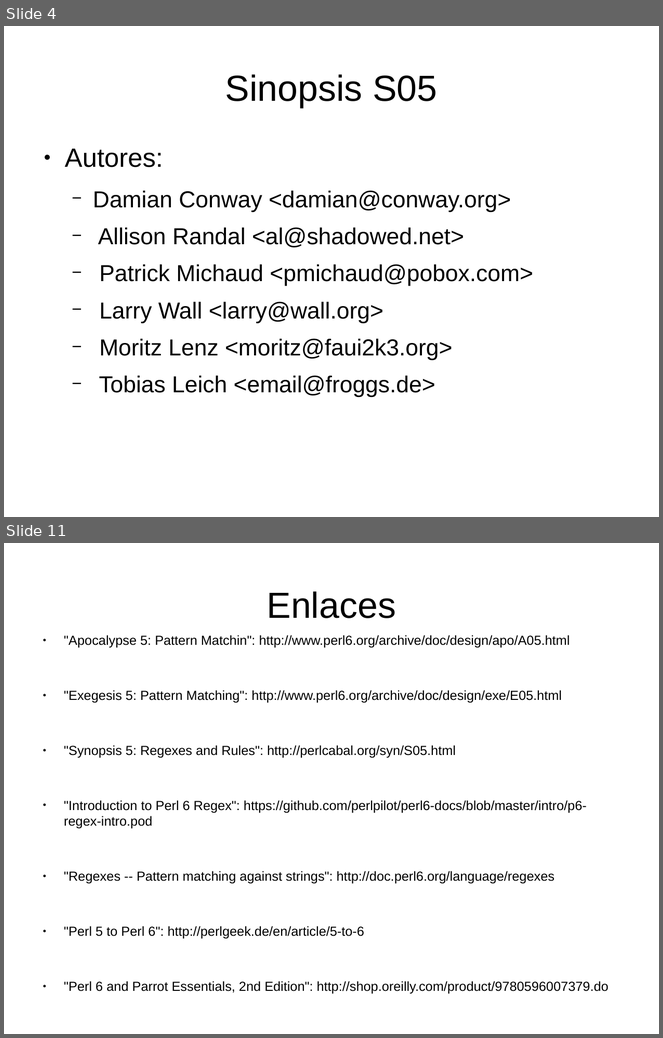
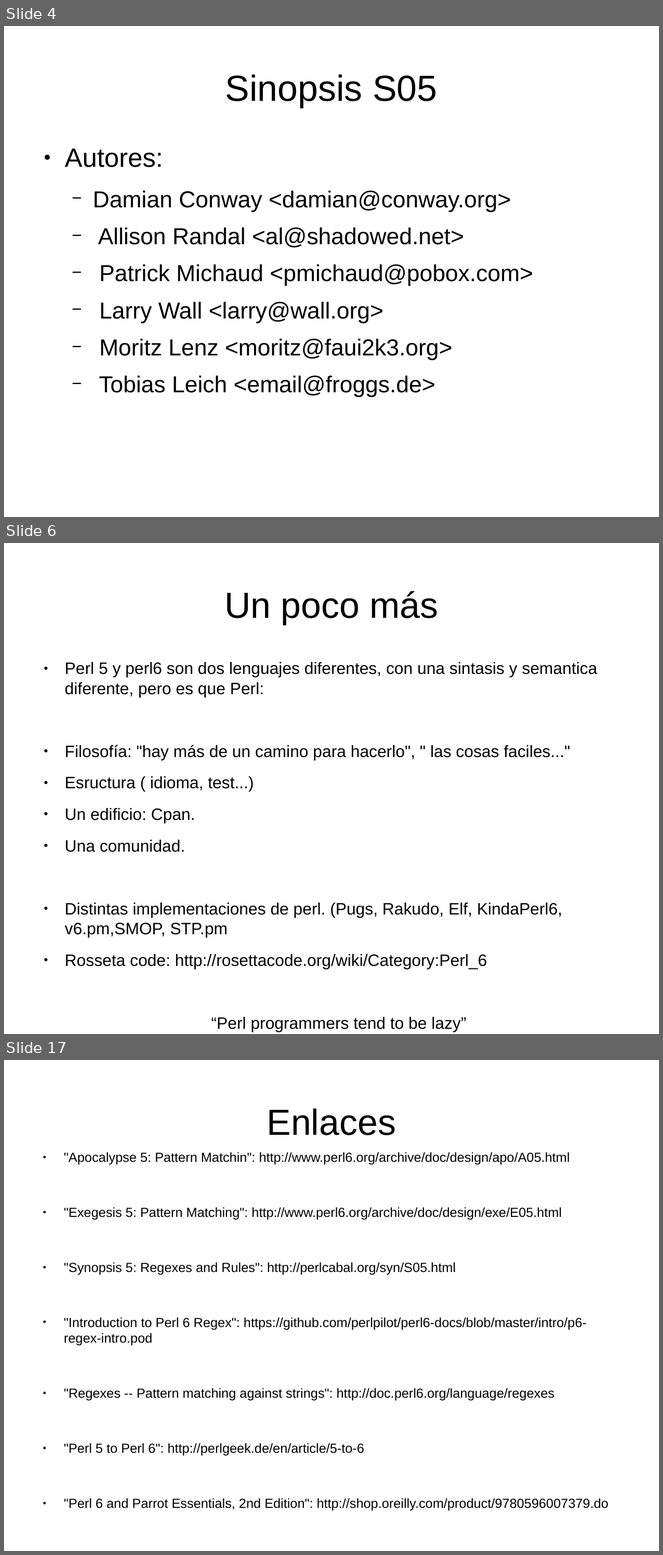
Before and after one commit to renatolrr/Regexes-and-Rules, a slide deck: impress/odp/Regexes-and-Rules.odp. Shown one above the other, each under a label of ours: slides 4 and 11 before the commit, slides 4, 6 and 17 after it; the slides between them are not shown. The pictures are 663x1038 and 663x1555 pixels, drawn with LibreOffice and Linux fonts; fonts in the diff are those of the drawing. Boxes give left, top, right and bottom in pixels: in the first picture for what was removed or moved away, otherwise in the second. Text is boxed around its words. In the diff, an @@ line names an element or a change of style, - is before the commit and + after.

```diff
--- a/impress/odp/Regexes-and-Rules.odp
+++ b/impress/odp/Regexes-and-Rules.odp
@@ slide 6 added at box(4, 543, 659, 1034), background #FFFFFF @@
@@ title added at box(224, 591, 438, 625), 44 pt, text #000000 @@
+Un poco más
@@ text added at box(65, 662, 597, 969), 20 pt, text #000000 @@
+● Perl 5 y perl6 son dos lenguajes diferentes, con una sintasis y semantica diferente, pero es que Perl:
+● Filosofía: "hay más de un camino para hacerlo", " las cosas faciles..."
+● Esructura ( idioma, test...)
+● Un edificio: Cpan.
+● Una comunidad.
+● Distintas implementaciones de perl. (Pugs, Rakudo, Elf, KindaPerl6, v6.pm,SMOP, STP.pm
+● Rosseta code: http://rosettacode.org/wiki/Category:Perl_6
+“Perl programmers tend to be lazy”
@@ what was slide 11 is now slide 17 @@
```
Also in this commit, not shown: 6 slides changed, 7 other slides added, 1 slide removed, 2 other files.
